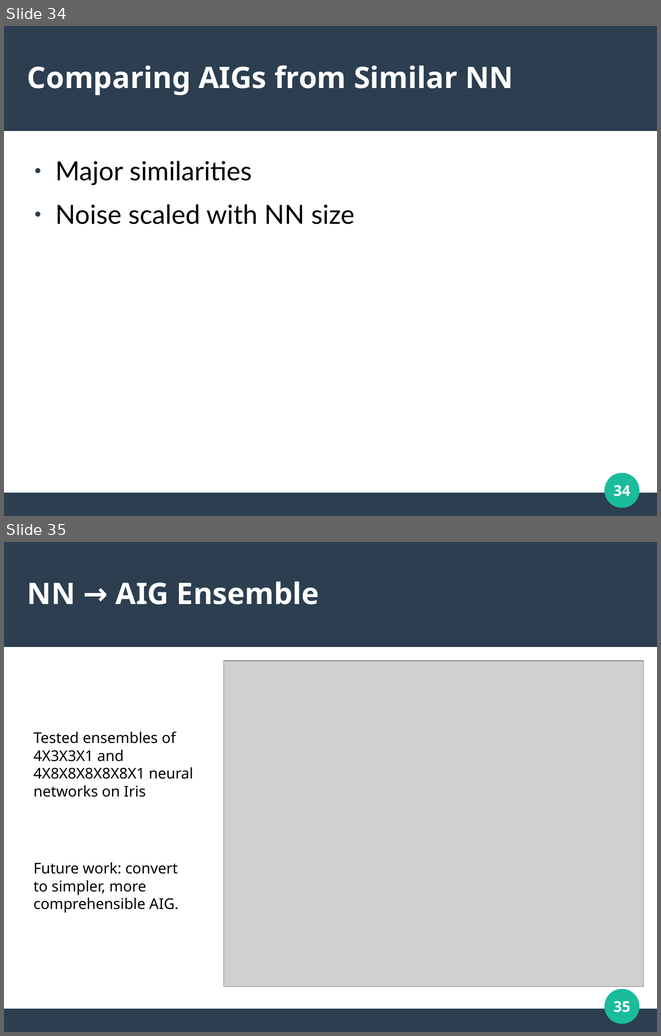
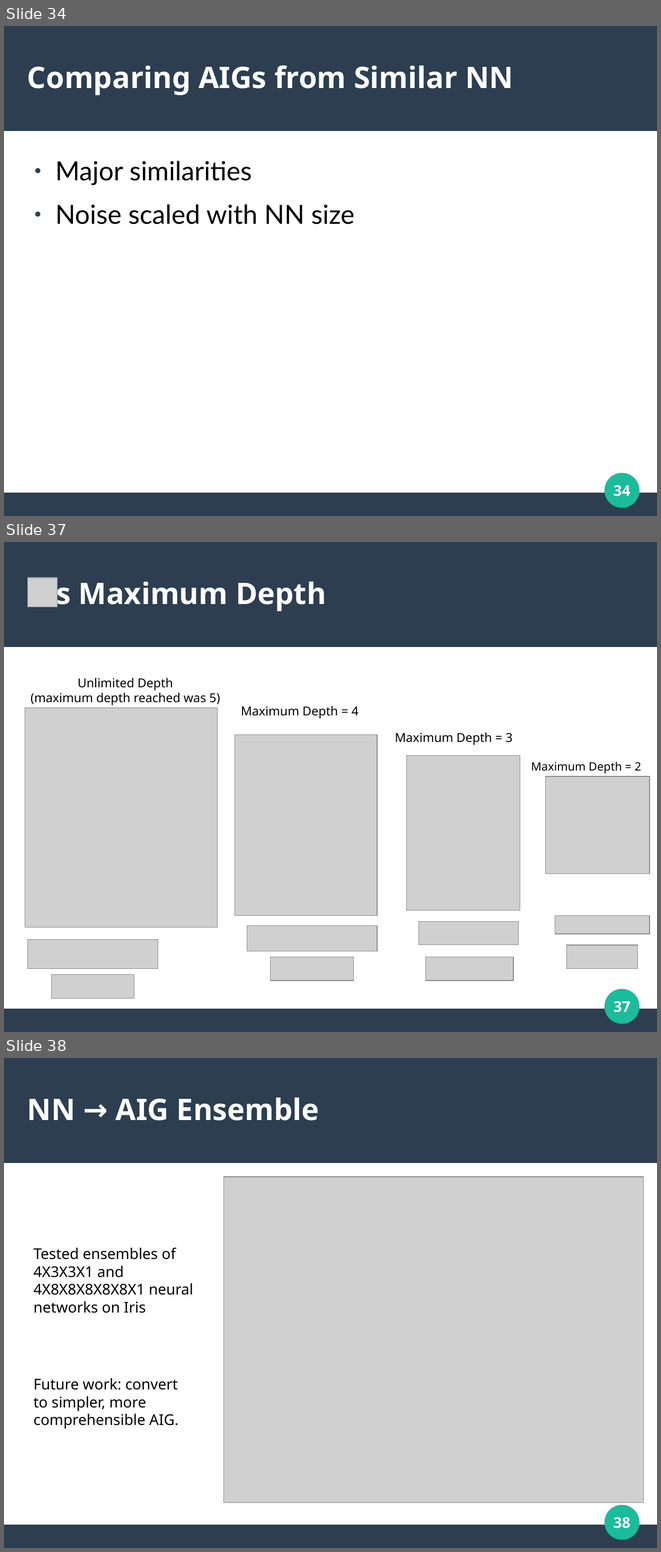
Before and after one commit to jarrenbr/ThesisPublic, a slide deck: defense_presentation.odp. Shown one above the other, each under a label of ours: slides 34 and 35 before the commit, slides 34, 37 and 38 after it; the slides between them are not shown. The pictures are 661x1036 and 661x1552 pixels, drawn with LibreOffice and Linux fonts; fonts in the diff are those of the drawing; grey boxes stand for pictures. Boxes give left, top, right and bottom in pixels: in the first picture for what was removed or moved away, otherwise in the second. Text is boxed around its words. In the diff, an @@ line names an element or a change of style, - is before the commit and + after.

```diff
--- a/defense_presentation.odp
+++ b/defense_presentation.odp
@@ slide 37 added at [4, 542, 657, 1032], background #FFFFFF; not listed: 3 template elements that a slide beside it also shows @@
@@ picture added at [28, 578, 58, 607] @@
@@ title added at [51, 577, 326, 611], 36 pt, text #FFFFFF, bold @@
+‘s Maximum Depth
@@ text added at [30, 678, 220, 705], 15 pt, text #000000 @@
+Unlimited Depth
+(maximum depth reached was 5)
@@ picture added at [25, 708, 217, 927] @@
@@ text added at [241, 706, 359, 718], 15 pt, text #000000 @@
+Maximum Depth = 4
@@ text added at [395, 732, 512, 745], 15 pt, text #000000 @@
+Maximum Depth = 3
@@ picture added at [235, 734, 377, 915] @@
@@ picture added at [407, 755, 520, 910] @@
@@ text added at [531, 761, 641, 774], 14 pt, text #000000 @@
+Maximum Depth = 2
@@ picture added at [546, 776, 650, 874] @@
@@ picture added at [419, 921, 519, 945] @@
@@ picture added at [556, 915, 650, 934] @@
@@ picture added at [247, 926, 377, 951] @@
@@ picture added at [28, 940, 158, 969] @@
@@ picture added at [567, 945, 638, 969] @@
@@ picture added at [271, 957, 354, 980] @@
@@ picture added at [426, 957, 513, 980] @@
@@ picture added at [51, 974, 134, 998] @@
@@ page number added at [614, 1000, 630, 1012], 18 pt, text #FFFFFF, bold @@
+37
@@ what was slide 35 is now slide 38 @@
@@ page number at [614, 1516, 630, 1528]: text changed @@
-35
+38
```
Also in this commit, not shown: 2 other slides added.
